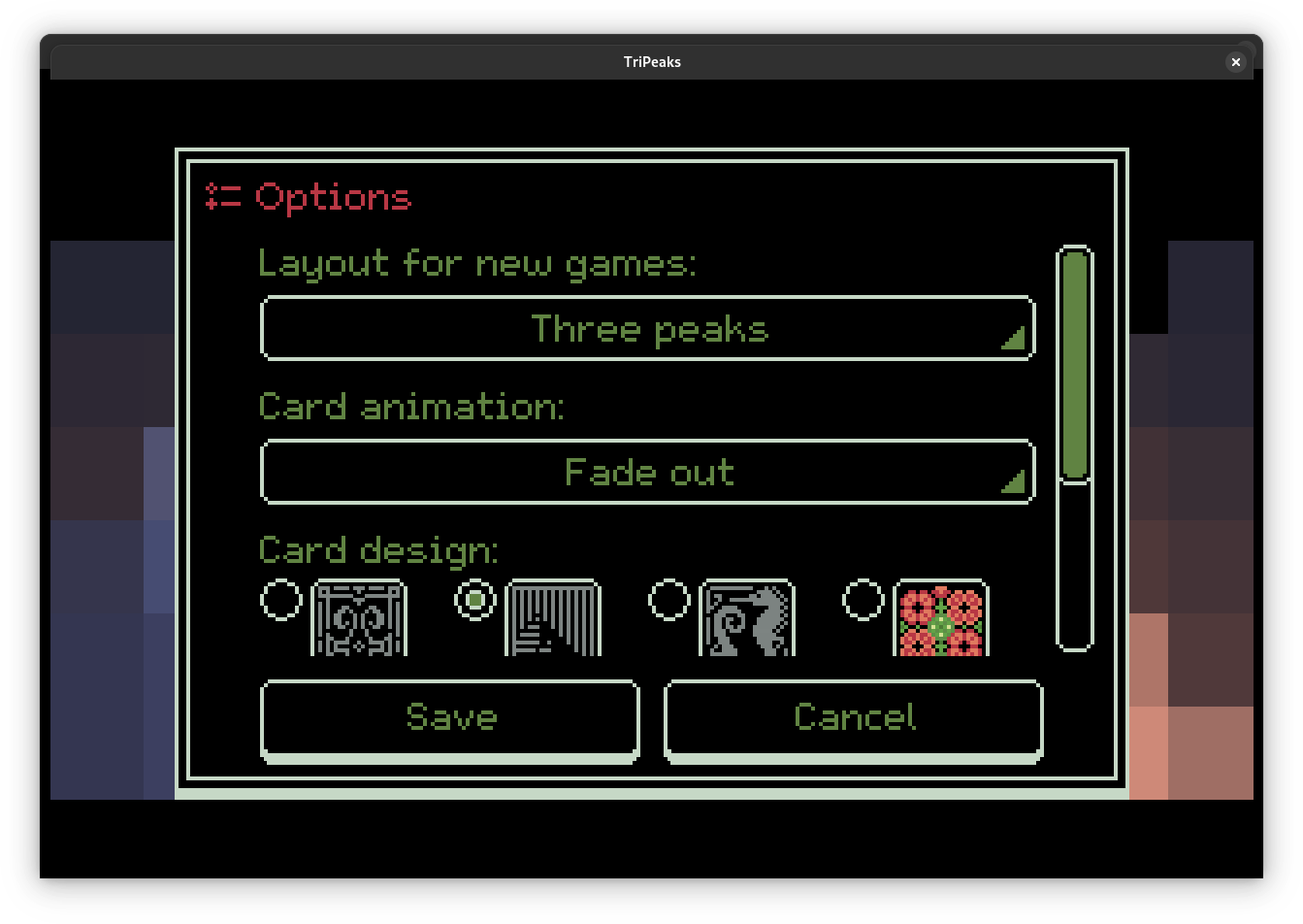
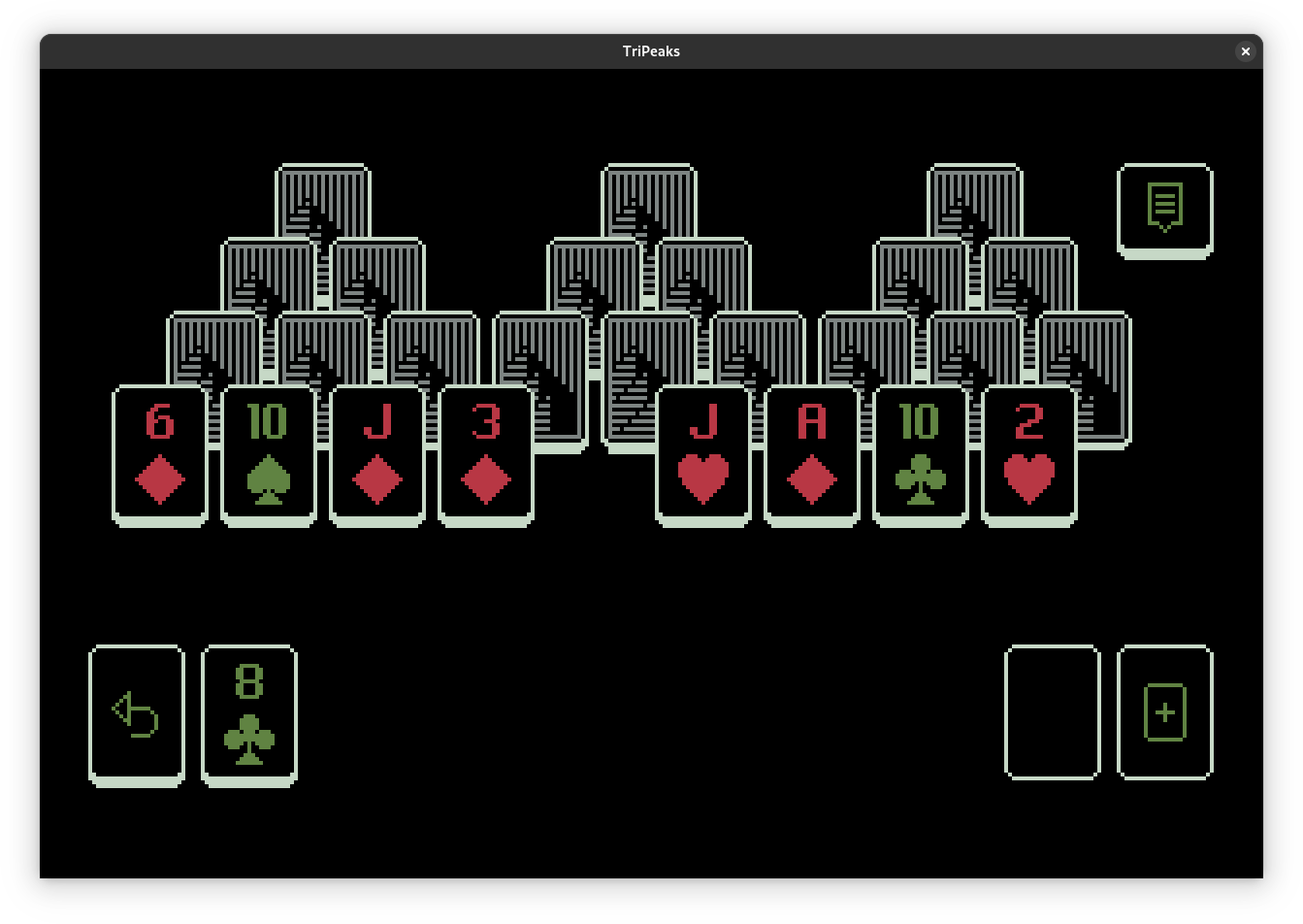
Layer changes from the first w=1303, h=924 image to the second:
hid "Paint Layer 1 (pasted)" over [23, 20, 1281, 900]
